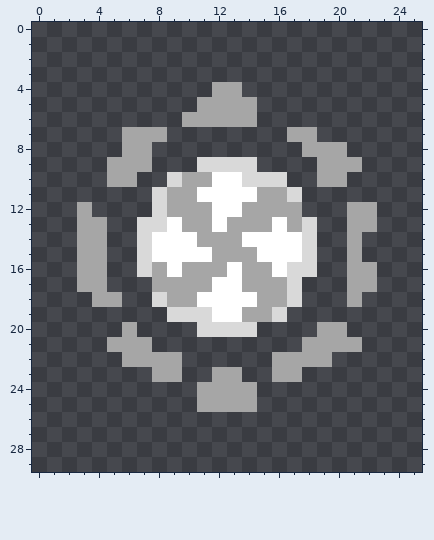
File history of a pixel-art sprite, TileMap/Sprites/sensor mask.png. Above: the version before the commit.
The file is 26x30 pixels. Colours within 5 levels of each other are drawn and written as one.
And afterwards:
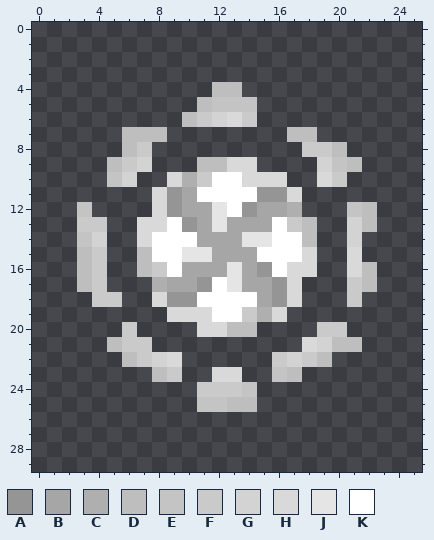
Palette (. is transparent): A #959595  B #a6a6a6  C #afafaf  D #bebebe  E #c4c4c4  F #cacaca  G #d3d3d3  H #d9d9d9  J #e5e5e5  K #ffffff
The exact change:
y 4: x 12..13 BB -> DD
y 5: x 11..14 BBBB -> DEEE
y 6: x 10..14 BBBBB -> DFGHF
y 7: x 6..8 BBB -> DDD; x 17..18 BB -> DD
y 8: x 6..7 BB -> DF; x 18..20 BBB -> FFD
y 9: x 5..7 BBB -> DFG; x 11..12 HH -> DD; x 19..21 BBB -> GED
y 10: x 5..6 BB -> EG; x 10..11 BB -> CF; x 19..20 BB -> HF
y 11: x 9 B -> A; x 15..16 BB -> AA
y 12: x 3 B -> E; x 9 B -> A; x 12 K -> J; x 14 B -> A; x 17 B -> C; x 21..22 BB -> ED
y 13: x 3..4 BB -> FF; x 10 B -> A; x 12 K -> J; x 17..18 BH -> FD; x 21..22 BB -> GD
y 14: x 3..4 BB -> EG; x 14..15 KK -> JJ; x 18 H -> D; x 21 B -> G
y 15: x 3..4 BB -> DF; x 7 H -> D; x 10..11 KK -> JJ; x 21 B -> H
y 16: x 3..4 BB -> DF; x 7..8 HB -> DF; x 13 K -> J; x 15 B -> A; x 21..22 BB -> HD
y 17: x 3..4 BB -> DF; x 8 B -> C; x 11 B -> A; x 13 K -> J; x 16 B -> A; x 21..22 BB -> FD
y 18: x 4..5 BB -> FF; x 9..10 BB -> AA; x 16 B -> A; x 21 B -> F
y 19: x 14..15 BB -> FC
y 20: x 6 B -> F; x 13..14 HH -> DD; x 19..20 BB -> FF
y 21: x 5..7 BBB -> DFF; x 18..21 BBBB -> HGDD
y 22: x 6..9 BBBB -> DFGH; x 16..19 BBBB -> FGFD
y 23: x 8..9 BB -> DF; x 12..13 BB -> HH; x 16..17 BB -> ED
y 24: x 11..14 BBBB -> FFFE
y 25: x 11..14 BBBB -> EEDD
